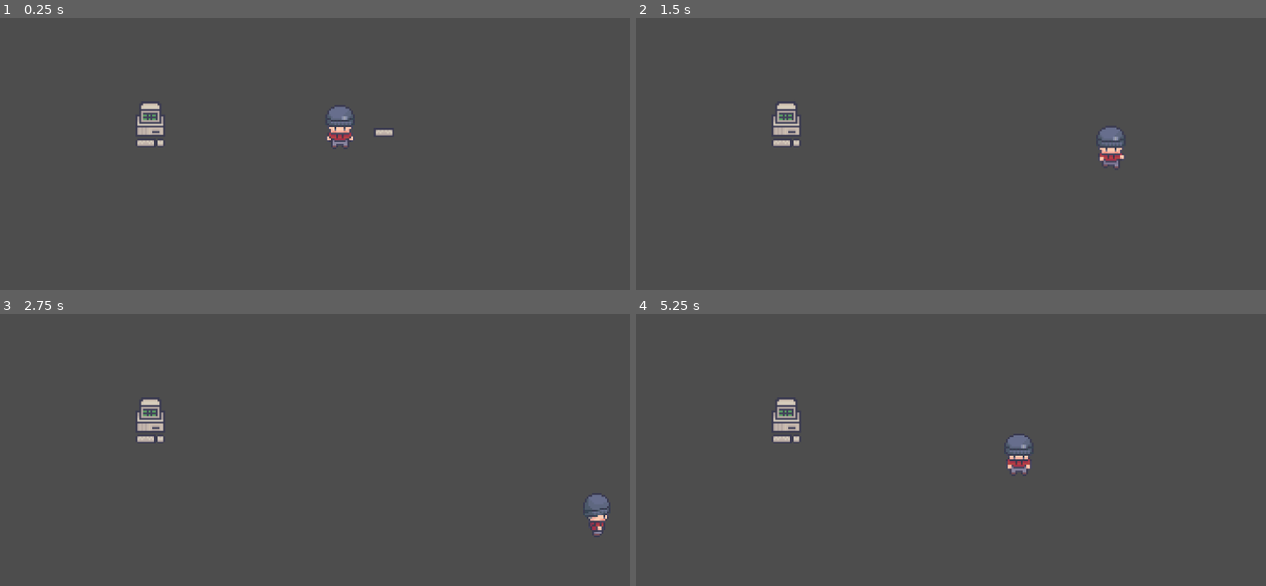
Above: before the commit, frames 1-4 (two rows, left to right).
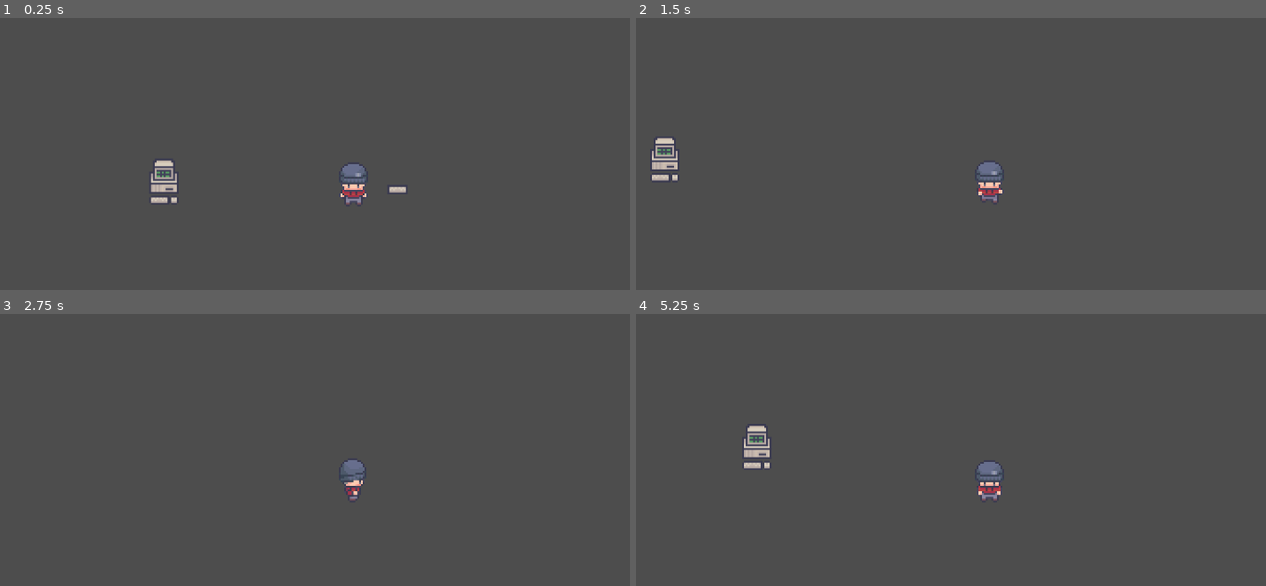
Above: after the commit, the same moments.

Repository: DaDave/JameGam-49
Game: Godot game, scene res://scenes/test.tscn
Same seed, same stepped clock (60 frames per second), same inputs: the game is played once before the commit and once after it.
Inputs:
- Up to frame 1 (0.25 s): no input
- Up to frame 2 (1.5 s): tap Enter (player_interact) at 0.5, 1.35 s; hold D (player_right) 0.53-1.28 s; tap Space (player_dodge) at 0.6 s; hold S (player_down) from 1.28 s (still down)
- Up to frame 3 (2.75 s): release S (player_down) at 2.03 s; hold D (player_right) from 2.03 s (still down); tap Space (player_dodge) at 2.1 s
- Up to frame 4 (5.25 s): release D (player_right) at 2.78 s; hold Up (player_up) 2.78-3.53 s; tap Enter (player_interact) at 2.85, 4.35 s; hold Left (player_left) 3.53-5.03 s; tap Space (player_dodge) at 3.6, 5.1 s; hold S (player_down) from 5.03 s (still down)

The runs differ from the first frame. In frame 1, 1.8% of the frame differs, in the area x 21-65%, y 31-69%; in frame 2, 1.6%; in frame 3, 1.1%; in frame 4, 1.6%.
Error in both runs: Cannot call method 'show' on a null value. (res://scenes/game_manager/game_manager.gd:62)

Commit message:
Small fix for iframes and added camera to player

Diff:
--- a/scenes/player/Player.tscn
+++ b/scenes/player/Player.tscn
@@ -1004,6 +1004,8 @@
 [node name="CollisionShape2D" type="CollisionShape2D" parent="."]
 shape = SubResource("CapsuleShape2D_p0vlq")
 
+[node name="Camera2D" type="Camera2D" parent="."]
+
 [node name="MovementComponent" type="Node" parent="."]
 script = ExtResource("3_qu4a1")
 speed = 200.0
--- a/scenes/player/player.gd
+++ b/scenes/player/player.gd
@@ -6,7 +6,7 @@
 @export var input_component: InputComponent
 
 @export_subgroup("Settings")
-@export var iframe_length = 1 # in seconds
+@export var iframe_length = 0.2 # in seconds
 
 var is_iframed = false
 
@@ -15,6 +15,7 @@
 	animation_component.handle_dodge_roll_animation(input_component.wants_to_dodge(), input_component.input_horizontal, input_component.input_vertical)
 	movement_component.handle_movement(self, input_component.input_horizontal, input_component.input_vertical)
 	movement_component.handle_dodge(self, animation_component.is_dodging, input_component.input_horizontal, input_component.input_vertical)
+	_handle_dodge_iframe(animation_component.is_dodging)
 	move_and_slide()
 
 	for i in get_slide_collision_count():
@@ -34,4 +35,5 @@
 		is_iframed = true
 		await get_tree().create_timer(iframe_length).timeout
 		self.set_collision_layer_value(3, true)
+	if !is_dodging and is_iframed:
 		is_iframed = false
